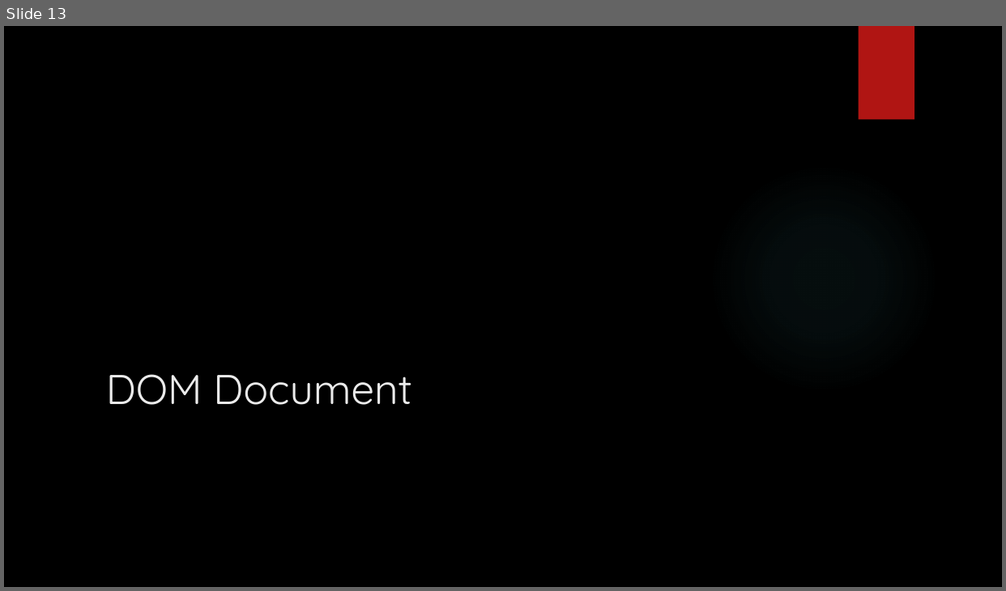
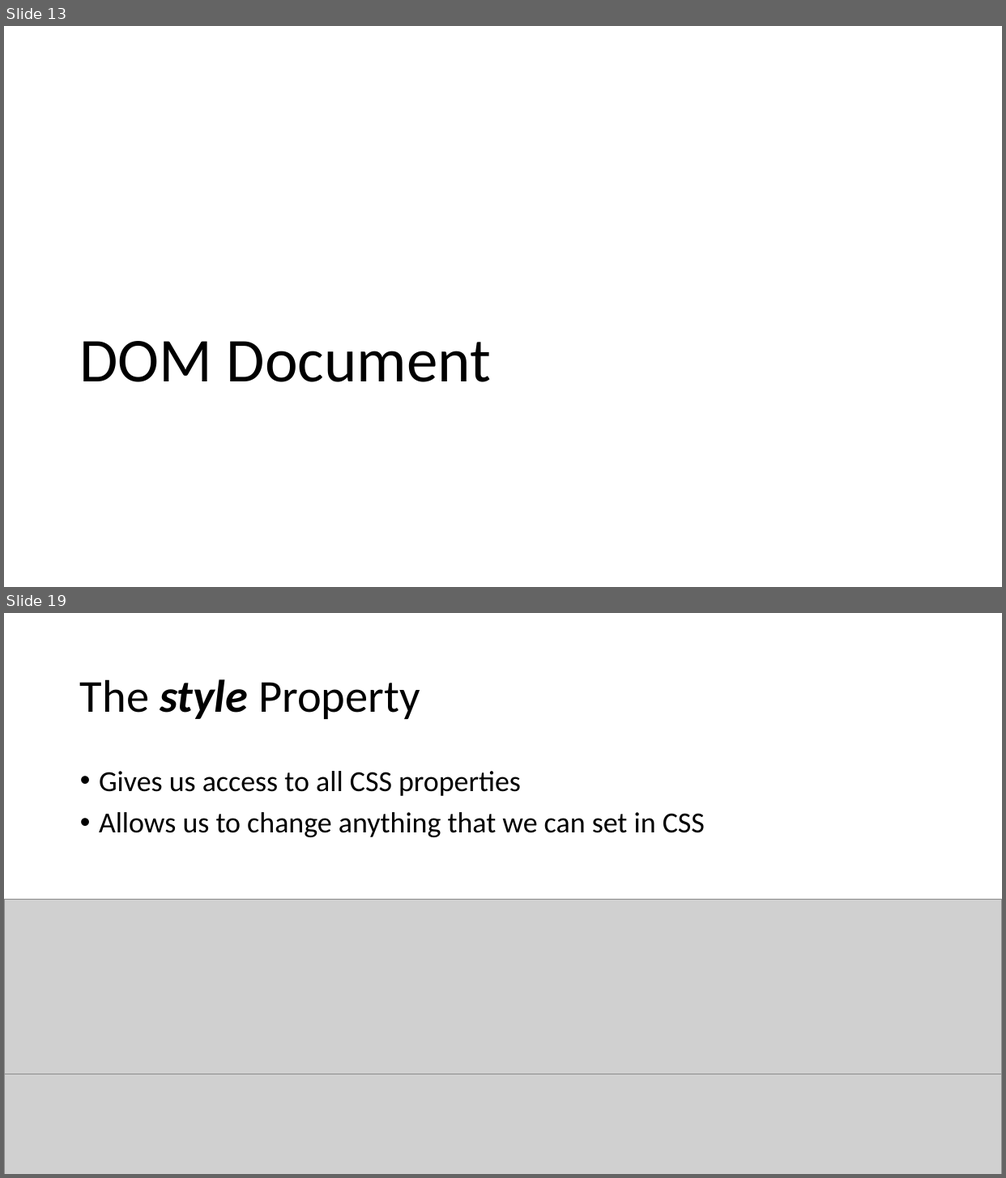
Before and after one commit to YWCANWIL-TechLab/module15-exercises-YaminahAlanis, a slide deck: slides/Module 15 - JS HTML DOM Part 1.pptx. Shown one above the other, each under a label of ours: slide 13 before the commit, slides 13 and 19 after it; the slides between them are not shown. The pictures are 1006x591 and 1006x1178 pixels, drawn with LibreOffice and Linux fonts; fonts in the diff are those of the drawing; grey boxes stand for pictures; background and template pictures are left out. Boxes give left, top, right and bottom in pixels: in the first picture for what was removed or moved away, otherwise in the second. Text is boxed around its words. In the diff, an @@ line names an element or a change of style, - is before the commit and + after.

```diff
--- a/slides/Module 15 - JS HTML DOM Part 1.pptx
+++ b/slides/Module 15 - JS HTML DOM Part 1.pptx
@@ slide 19 added at bbox=[4, 613, 1002, 1174], background #FFFFFF @@
@@ title added at bbox=[80, 679, 420, 719], 44 pt, text #000000 @@
+The style Property
@@ text added at bbox=[99, 771, 705, 837], 28 pt, text #000000 @@
+• Gives us access to all CSS properties
+• Allows us to change anything that we can set in CSS
@@ picture added at bbox=[4, 900, 1002, 1075] @@
@@ picture added at bbox=[4, 1075, 1002, 1174] @@
@@ slide 13 changed as well @@
@@ background picture (left out) to #FFFFFF @@
@@ rectangle removed at bbox=[859, 26, 914, 120] @@
@@ title "DOM Document": place and size @@
-title "DOM Document" at bbox=[106, 374, 412, 405]
+title "DOM Document" at bbox=[79, 341, 491, 382]
@@ title "DOM Document" at bbox=[79, 341, 491, 382]: size 40 to 60 pt, font Quicksand to Calibri, text colour #EBEBEB to #000000; line spacing 1 to 0.9 @@
@@ ellipse removed at bbox=[709, 163, 939, 394] @@
```
Also in this commit, not shown: 29 other slides changed, 8 other slides added, 2 slides removed, 4 other files.
